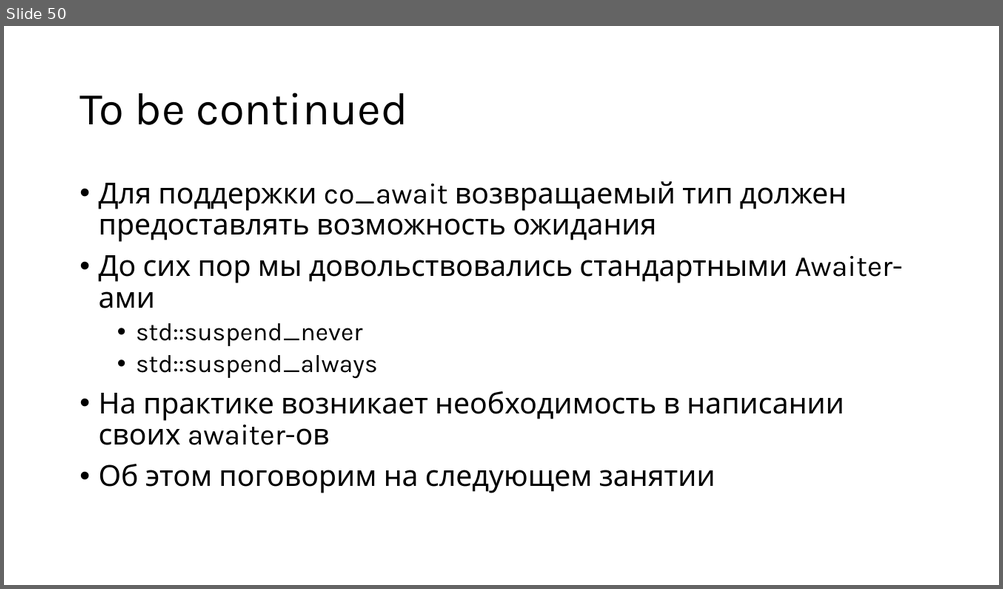
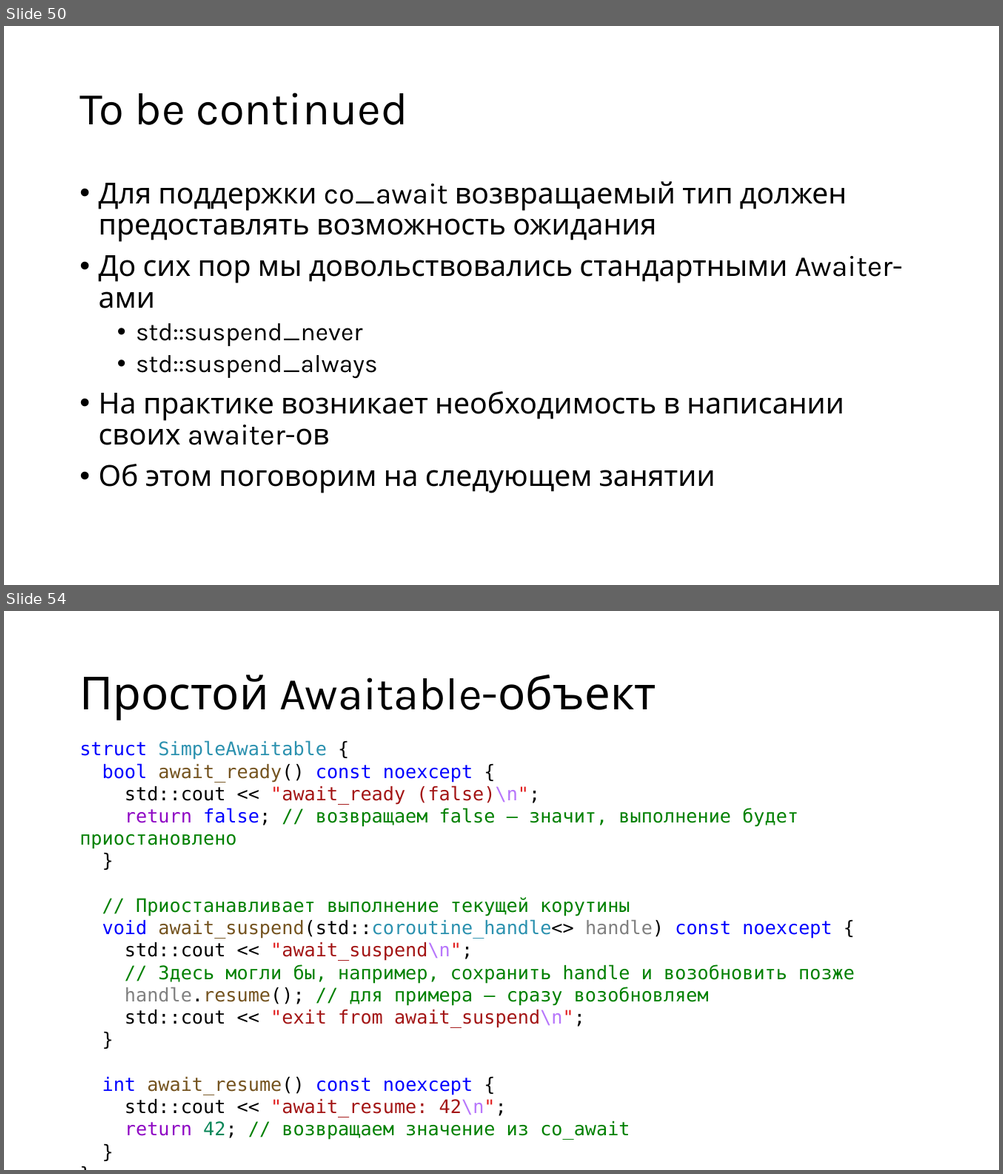
Before and after one commit to alexey-malov/pc, a slide deck: lectures/12/Coroutines.pptx. Shown one above the other, each under a label of ours: slide 50 before the commit, slides 50 and 54 after it; the slides between them are not shown. The pictures are 1003x589 and 1003x1174 pixels, drawn with LibreOffice and Linux fonts; fonts in the diff are those of the drawing. Boxes give left, top, right and bottom in pixels: in the first picture for what was removed or moved away, otherwise in the second. Text is boxed around its words. In the diff, an @@ line names an element or a change of style, - is before the commit and + after.

```diff
--- a/lectures/12/Coroutines.pptx
+++ b/lectures/12/Coroutines.pptx
@@ slide 54 added at (4,611,999,1170), background #FFFFFF @@
@@ title added at (79,675,657,721), 44 pt, text #000000 @@
+Простой Awaitable-объект
@@ text added at (79,741,854,1140), 18 pt, text #008000 @@
+struct SimpleAwaitable {
+bool await_ready() const noexcept {
+std::cout << "await_ready (false)\n";
+return false; // возвращаем false — значит, выполнение будет приостановлено
+}
+// Приостанавливает выполнение текущей корутины
+void await_suspend(std::coroutine_handle<> handle) const noexcept {
+std::cout << "await_suspend\n";
+// Здесь могли бы, например, сохранить handle и возобновить позже
+handle.resume(); // для примера — сразу возобновляем
+std::cout << "exit from await_suspend\n";
+}
+int await_resume() const noexcept {
+std::cout << "await_resume: 42\n";
+return 42; // возвращаем значение из co_await
+}
+};
```
Also in this commit, not shown: 2 slides changed, 25 other slides added, 4 slides removed, 3 other files.
